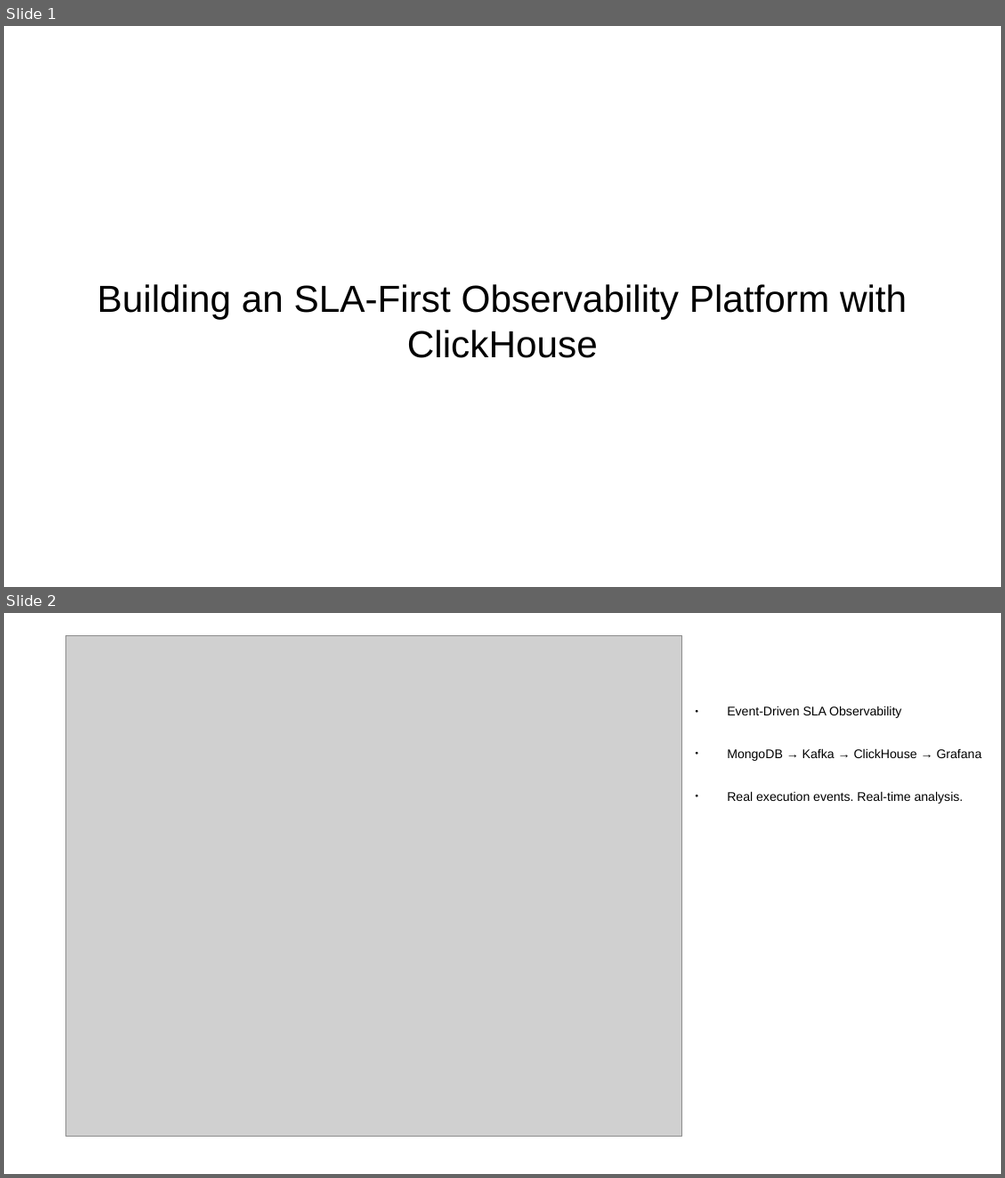
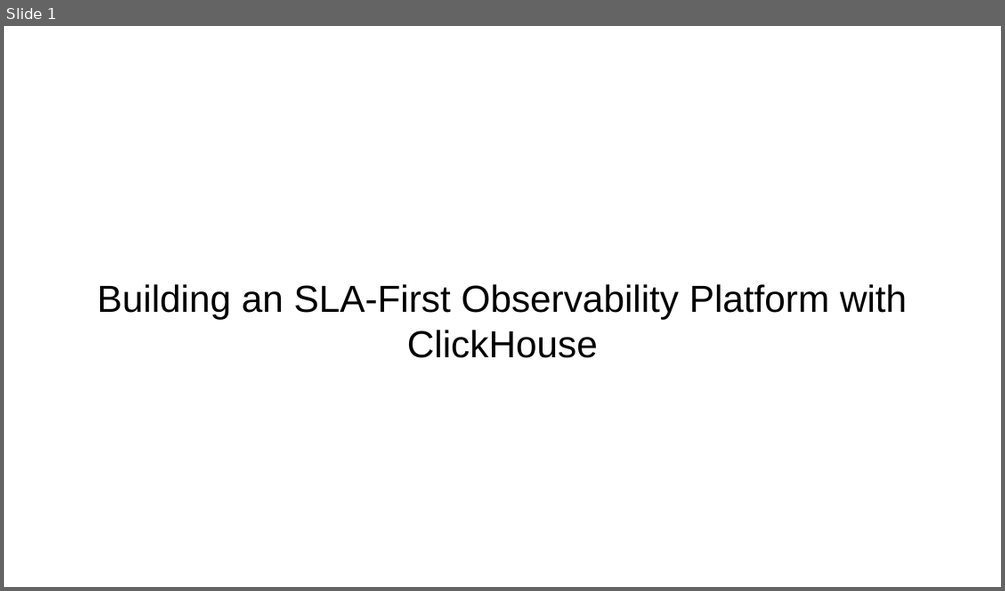
Before and after one commit to usekarma/aws-iac, a slide deck: components/clickhouse/demo/demo.odp. Shown one above the other, each under a label of ours: slides 1 and 2 before the commit, slide 1 after it. The pictures are 1005x1178 and 1005x591 pixels, drawn with LibreOffice and Linux fonts; fonts in the diff are those of the drawing; grey boxes stand for pictures. Boxes give left, top, right and bottom in pixels: in the first picture for what was removed or moved away, otherwise in the second. Text is boxed around its words. In the diff, an @@ line names an element or a change of style, - is before the commit and + after.

```diff
--- a/components/clickhouse/demo/demo.odp
+++ b/components/clickhouse/demo/demo.odp
@@ slide 2 removed at <box>4,613,1001,1174</box>, background #FFFFFF @@
@@ picture removed at <box>66,635,682,1135</box> @@
@@ text removed at <box>727,706,982,803</box> @@
-● Event-Driven SLA Observability
-● MongoDB → Kafka → ClickHouse → Grafana
-● Real execution events. Real-time analysis.
```
Also in this commit, not shown: 3 slides added, 2 other slides removed.
